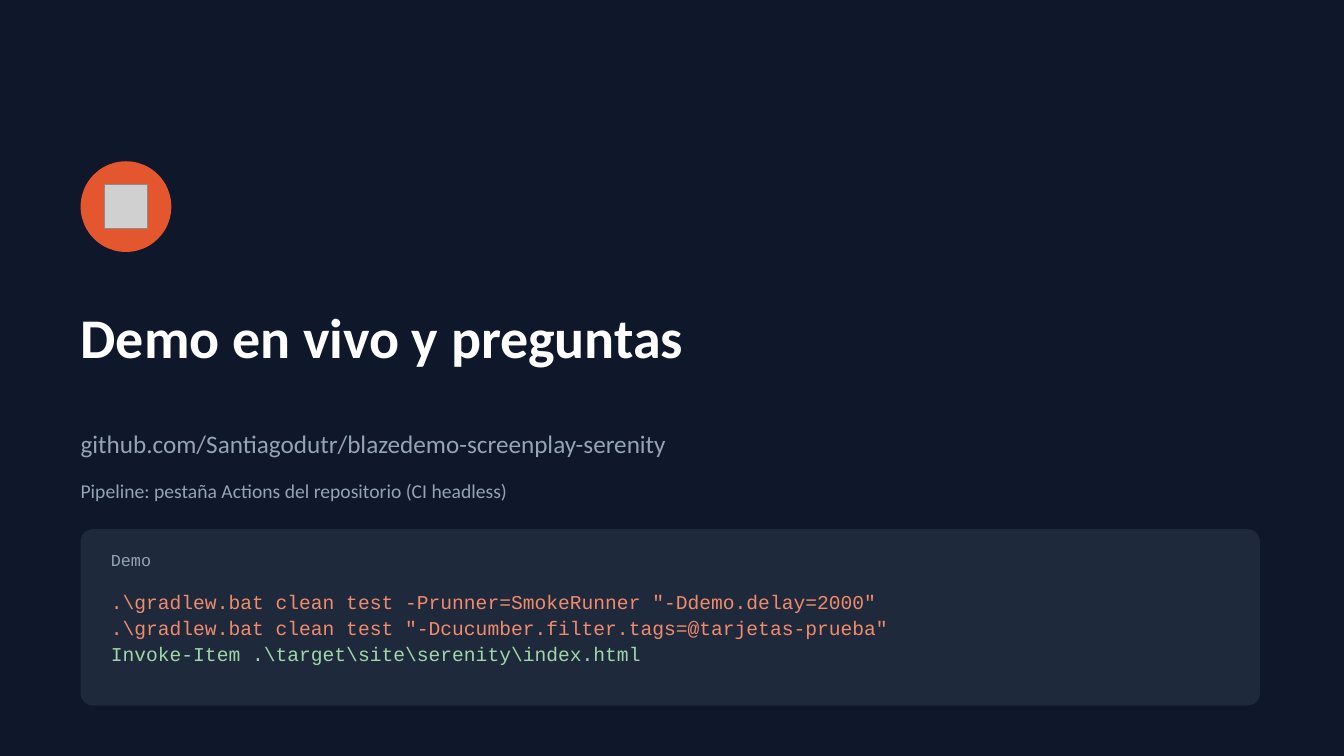
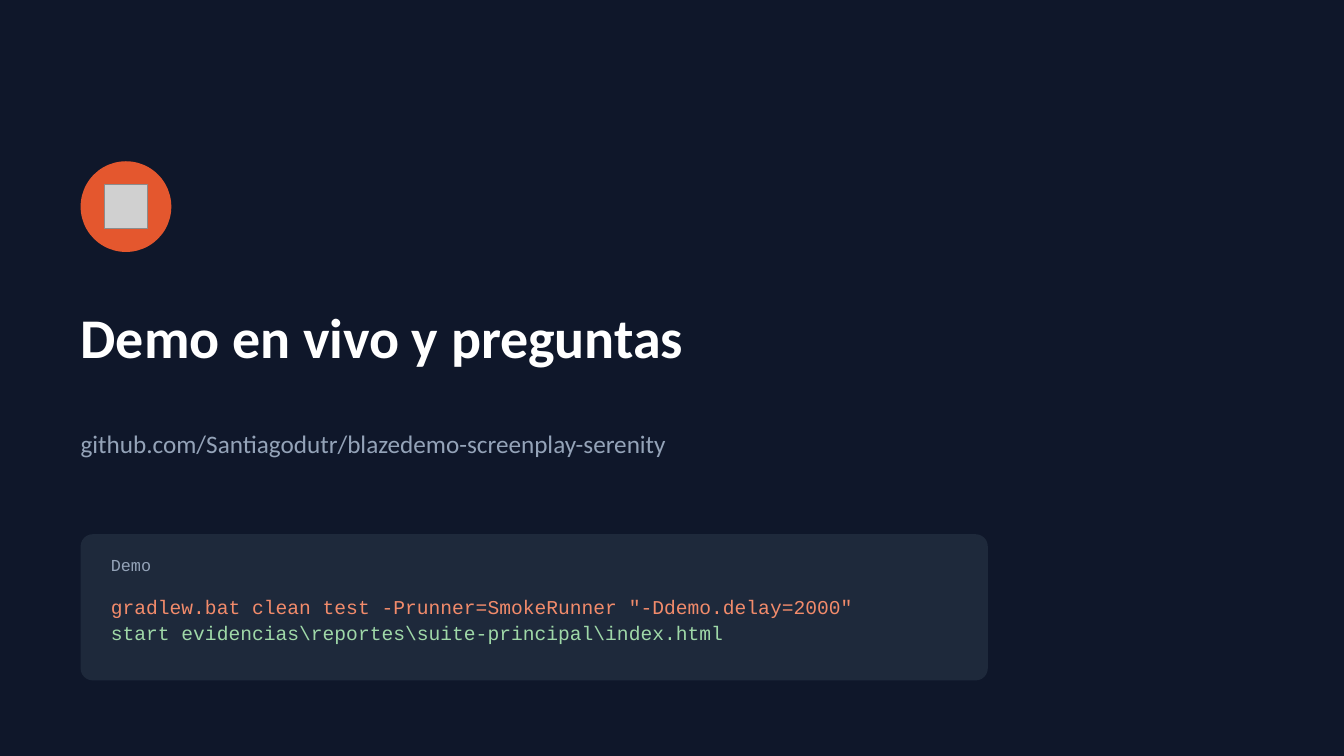
Before and after one commit to Santiagodutr/blazedemo-screenplay-serenity, a slide deck: slide 26 of presentacion/BlazeDemo_Screenplay_Sustentacion.pptx. Drawn at 1344x756 pixels with LibreOffice and Linux fonts; fonts in the diff are those of the drawing; grey boxes stand for pictures. Boxes give left, top, right and bottom in pixels: in the first picture for what was removed or moved away, otherwise in the second. Text is boxed around its words. In the diff, an @@ line names an element or a change of style, - is before the commit and + after.

```diff
--- a/presentacion/BlazeDemo_Screenplay_Sustentacion.pptx
+++ b/presentacion/BlazeDemo_Screenplay_Sustentacion.pptx
@@ text removed at bbox=[81, 484, 507, 501] @@
-Pipeline: pestaña Actions del repositorio (CI headless)
@@ rounded rectangle: place and size @@
-rounded rectangle at bbox=[81, 529, 1260, 706]
+rounded rectangle at bbox=[81, 534, 988, 681]
@@ rounded rectangle at bbox=[81, 534, 988, 681]: proportions changed @@
@@ text "Demo": place and size @@
-text "Demo" at bbox=[111, 555, 151, 566]
+text "Demo" at bbox=[111, 560, 151, 571]
@@ text at bbox=[111, 600, 853, 644]: text changed @@
-.\gradlew.bat clean test -Prunner=SmokeRunner "-Ddemo.delay=2000"
-.\gradlew.bat clean test "-Dcucumber.filter.tags=@tarjetas-prueba"
-Invoke-Item .\target\site\serenity\index.html
+gradlew.bat clean test -Prunner=SmokeRunner "-Ddemo.delay=2000"
+start evidencias\reportes\suite-principal\index.html
```
Also in this commit, not shown: 9 other slides changed, 11 other files.
